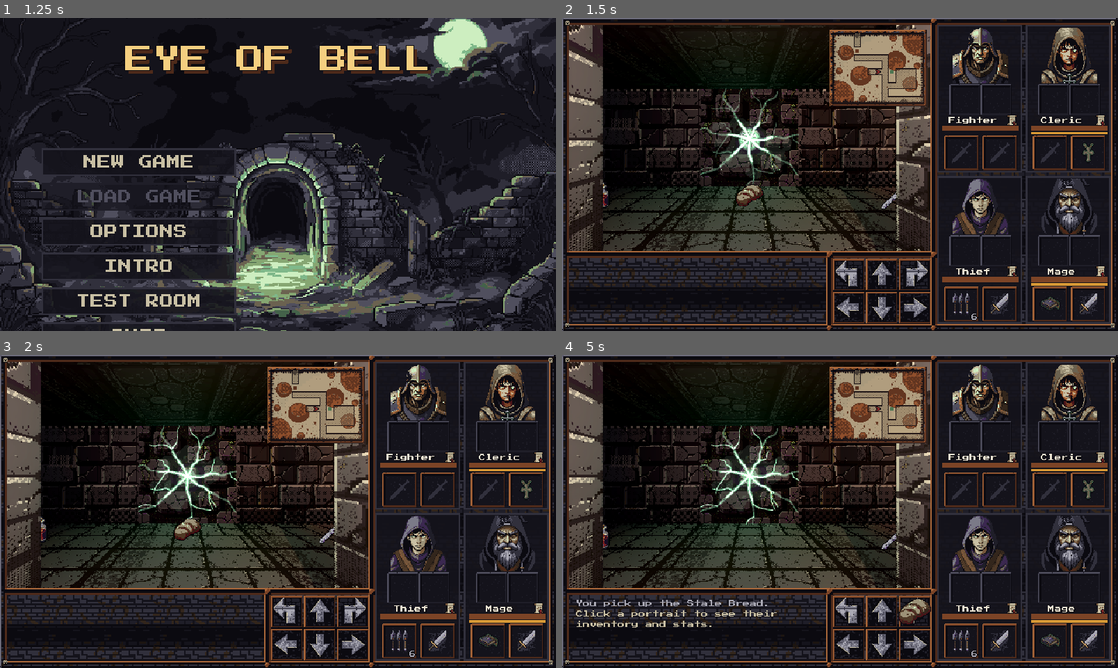
Above: before the commit, frames 1-4 (two rows, left to right).
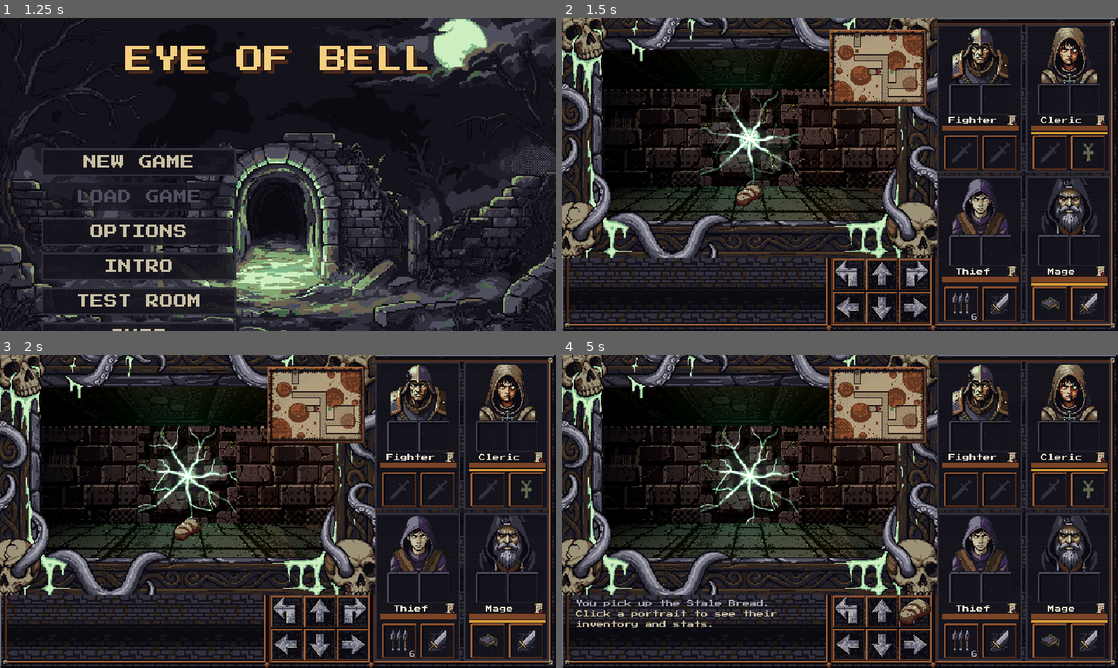
Above: after the commit, the same moments.

Repository: XrNrX/eye-of-bell
Game: Godot game, scene res://scenes/main_menu.tscn
Two runs of this game, one before a commit and one after it. Both use one fixed random seed, a clock stepped at 60 frames per second and the inputs below. Sound files missing from this copy of the repository are replaced by a short silence.
Inputs (mouse positions are in pixels of both pictures, inside the frame that each line leads up to):
- Up to frame 1 (1.25 s): tap Enter at 0.5 s; move the mouse to (400, 158) at 0.52 s; hold Right (ui_right) from 0.53 s (still down); tap M at 0.6 s; click (400, 158) at 0.67 s
- Up to frame 2 (1.5 s): release Right (ui_right) at 1.25 s; click "NEW GAME" at 1.25 s
- Up to frame 3 (2 s): no input
- Up to frame 4 (5 s): drag from (751, 473) to (812, 574) at 2.02 s; click (851, 611) at 2.77 s; click (878, 611) at 3.52 s; click (912, 611) at 4.27 s

Frame 1 is identical in both runs. In frame 2, 17% of the frame differs, in the area x 0-68%, y 0-77%; in frame 3, 17%; in frame 4, 17%.

Commit message:
Carved wooden frame round the 3D view: skulls, tentacles and green slime (gen_frame_wood.py)
Co-Authored-By: Claude Sonnet 5.5 <noreply@anthropic.com>

Diff:
--- a/scripts/ui_frame.gd
+++ b/scripts/ui_frame.gd
@@ -8,16 +8,22 @@
 
 const UiLayout := preload("res://scripts/ui_layout.gd")
 const FRAME := preload("res://art/ui/frame.png")
+const WOOD := preload("res://art/ui/frame_wood.png")  # The carved wooden ring (skulls, tentacles, slime) round the 3D view, over the stone frame; gen_frame_wood.py.
 
 
 func _ready() -> void:
 	layer = UiLayout.FRAME_LAYER
+	add_child(_picture(FRAME))
+	add_child(_picture(WOOD))
+
+
+func _picture(texture: Texture2D) -> TextureRect:
 	var picture := TextureRect.new()
-	picture.texture = FRAME
+	picture.texture = texture
 	picture.expand_mode = TextureRect.EXPAND_IGNORE_SIZE  # The picture has more pixels than the canvas has units: scale it to fit.
 	picture.stretch_mode = TextureRect.STRETCH_SCALE
 	picture.texture_filter = CanvasItem.TEXTURE_FILTER_NEAREST
 	picture.mouse_filter = Control.MOUSE_FILTER_IGNORE
 	picture.position = Vector2.ZERO
 	picture.size = UiLayout.SCREEN
-	add_child(picture)
+	return picture
Binary file added: art/ui/frame_wood.png
Not shown, added: art/ui/frame_wood.png.import
Binary file added: tools/art/pieces/frame_wood/ring.png
Not shown, changed: CLAUDE.md
Not shown, changed: docs/asset_log.md
